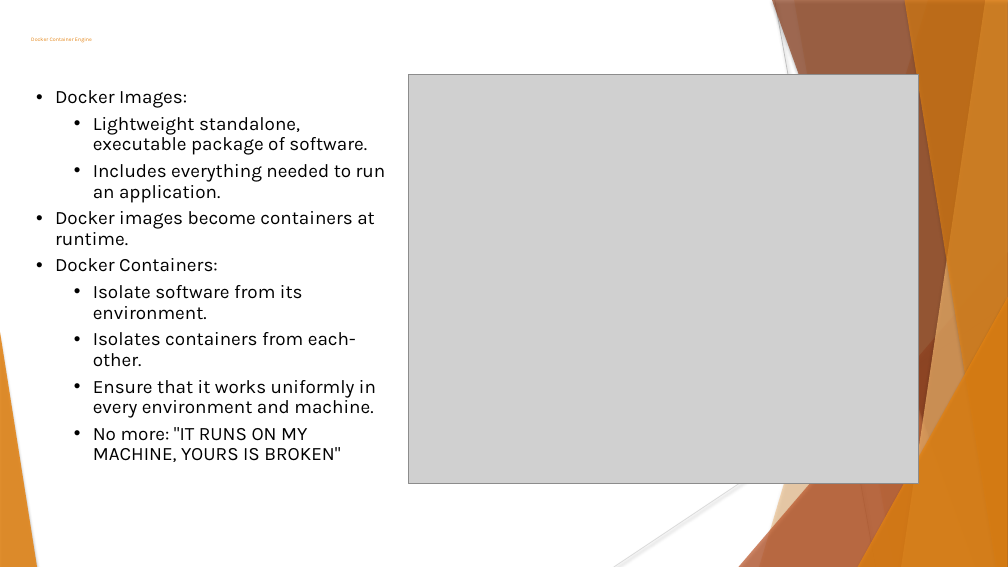
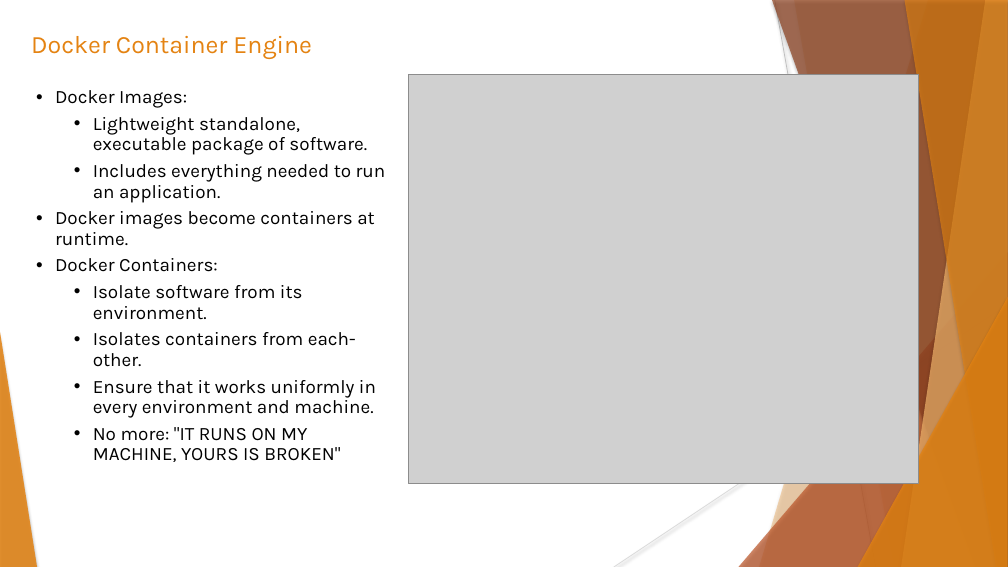
Before and after one commit to data-max-hq/workshop-epoka, a slide deck: slide 19 of Presentations/Introduction to Machine Learning.pptx (slide 18 before the commit). Drawn at 1008x567 pixels with LibreOffice and Linux fonts; fonts in the diff are those of the drawing; grey boxes stand for pictures; background and template pictures are left out. Boxes give left, top, right and bottom in pixels: in the first picture for what was removed or moved away, otherwise in the second. Text is boxed around its words. In the diff, an @@ line names an element or a change of style, - is before the commit and + after.

```diff
--- a/Presentations/Introduction to Machine Learning.pptx
+++ b/Presentations/Introduction to Machine Learning.pptx
@@ text "Docker Container Engine" at (x1=31, y1=36, x2=312, y2=59): size 5.1 to 23.8 pt; line spacing 0.9 to 0.7 @@
```
Also in this commit, not shown: 11 other slides changed, 4 slides added, 2 slides removed, 1 other file.
